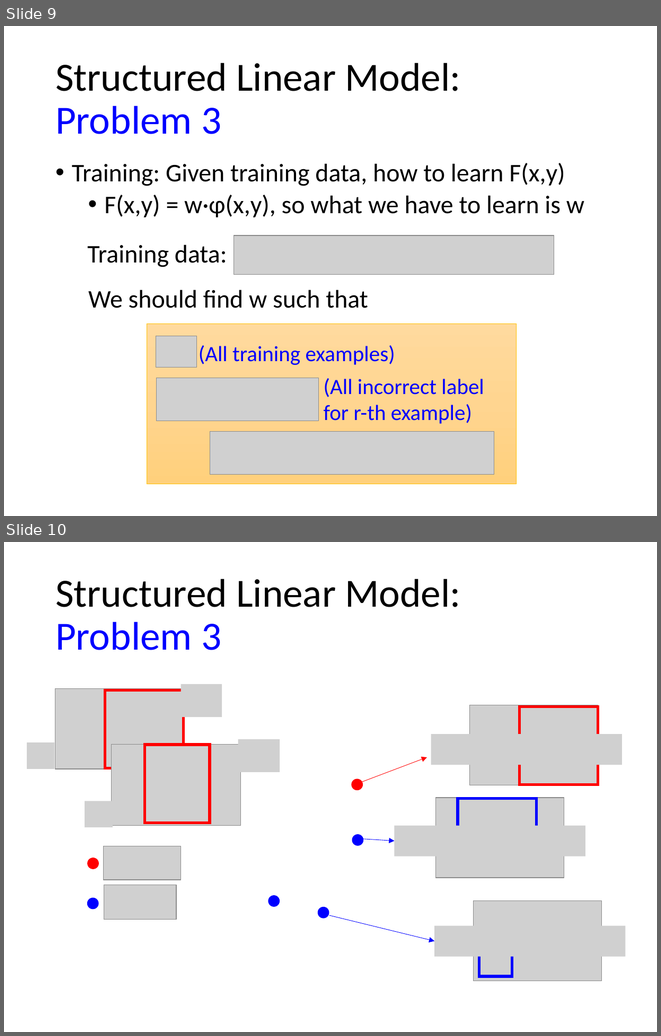
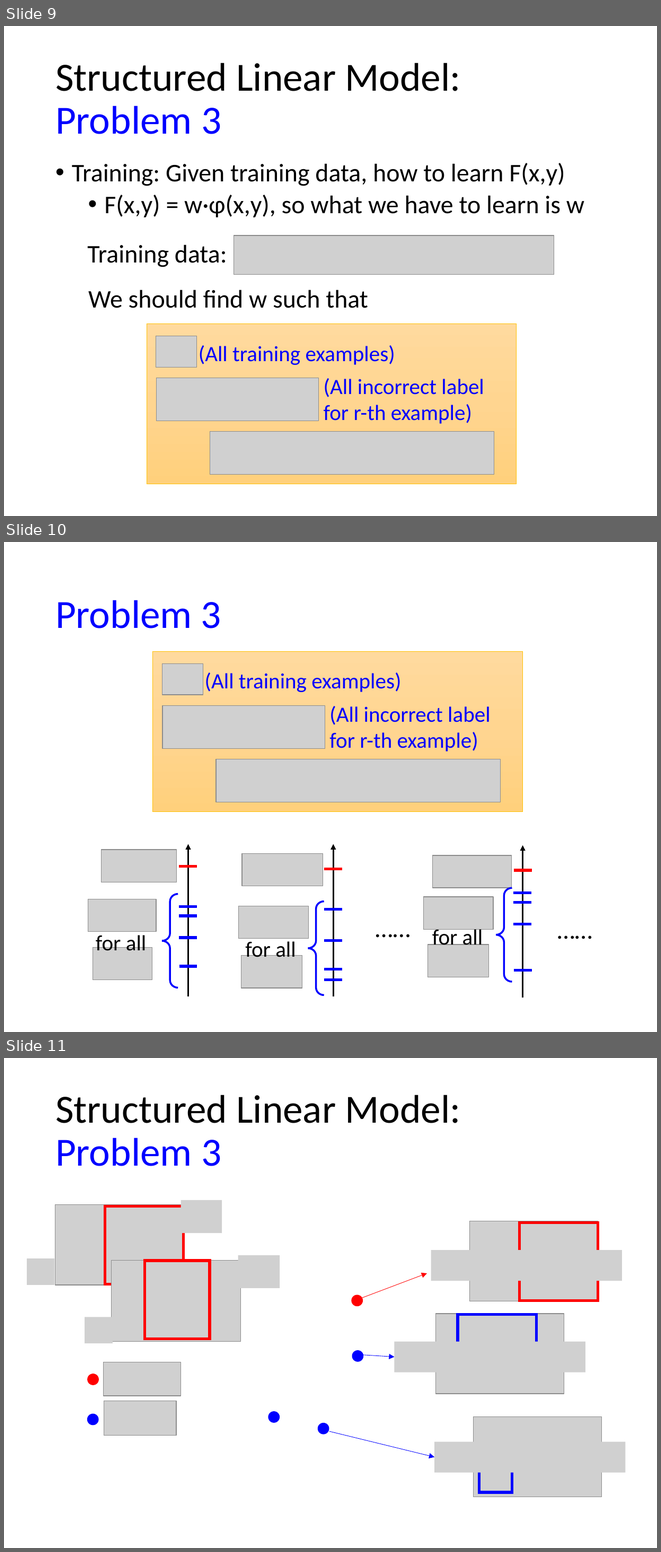
Before and after one commit to lanzhiwang/machine_learning, a slide deck: mlds/2015/10_Structured Linear.pptx. Shown one above the other, each under a label of ours: slides 9 and 10 before the commit, slides 9, 10 and 11 after it. The pictures are 661x1036 and 661x1552 pixels, drawn with LibreOffice and Linux fonts; fonts in the diff are those of the drawing; grey boxes stand for pictures. Boxes give left, top, right and bottom in pixels: in the first picture for what was removed or moved away, otherwise in the second. Text is boxed around its words. In the diff, an @@ line names an element or a change of style, - is before the commit and + after.

```diff
--- a/mlds/2015/10_Structured Linear.pptx
+++ b/mlds/2015/10_Structured Linear.pptx
@@ slide 10 added at <box>4,542,657,1032</box>, background #FFFFFF @@
@@ title added at <box>55,600,221,628</box>, 44 pt, text #0000FF @@
+Problem 3
@@ rectangle added at <box>153,652,522,812</box>, fill gradient #FFDB9E to #FFD590 to #FFD07C, outline #FFC000 0.5 pt @@
@@ picture added at <box>162,663,203,695</box> @@
@@ text added at <box>205,672,401,692</box>, 24 pt, text #0000FF @@
+(All training examples)
@@ picture added at <box>162,705,325,748</box> @@
@@ text added at <box>329,706,490,751</box>, 24 pt, text #0000FF @@
+(All incorrect label for r-th example)
@@ picture added at <box>216,759,500,802</box> @@
@@ arrow added from (188, 996) to (188, 844), #000000 2 pt @@
@@ picture added at <box>102,849,177,882</box> @@
@@ line added from (179, 866) to (196, 866), #FF0000 3 pt @@
@@ picture added at <box>88,899,156,931</box> @@
@@ left brace added at <box>162,894,178,988</box>, outline #0000FF 2 pt @@
@@ line added from (179, 906) to (196, 906), #0000FF 3 pt @@
@@ line added from (179, 916) to (196, 916), #0000FF 3 pt @@
@@ text added at <box>367,908,418,945</box>, 28 pt, text #000000 @@
+……
@@ text added at <box>549,910,600,947</box>, 28 pt, text #000000 @@
+……
@@ text added at <box>96,932,146,951</box>, 24 pt, text #000000 @@
+for all
@@ line added from (179, 938) to (196, 938), #0000FF 3 pt @@
@@ group added at <box>238,844,342,996</box>: 5 lines, 3 pictures, 1 arrow, 1 left brace, 1 text @@
+for all
@@ group added at <box>423,845,531,998</box>: 5 lines, 3 pictures, 1 arrow, 1 left brace, 1 text @@
+for all
@@ picture added at <box>93,947,152,979</box> @@
@@ line added from (179, 966) to (197, 966), #0000FF 3 pt @@
@@ what was slide 10 is now slide 11 @@
```
Also in this commit, not shown: 2 slides changed, 6 other files.
